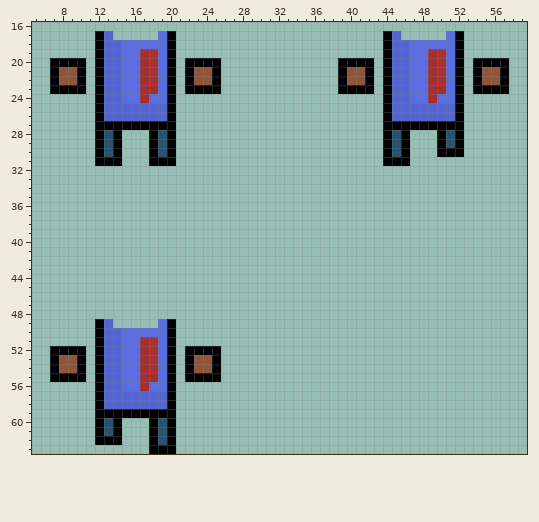
One commit to this pixel-art sprite: Player/Player.png. Above: the version before the commit.
The file is 64x64 pixels. Shown: x 5..59, y 16..63.
After the commit:
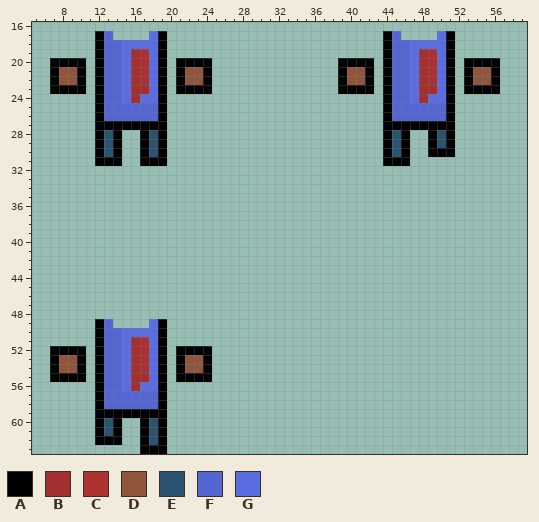
Palette (. is transparent): A #000000  B #a32f2f  C #ac3232  D #8f563b  E #2a5370  F #5466d1  G #5b6ee1
Diff:
y 17: x 18..20 .GA -> GA.; x 50..52 .GA -> GA.
y 18: x 19..20 GA -> A.; x 51..52 GA -> A.
y 19: x 16..20 GBCGA -> BCGA.; x 48..52 GBCGA -> BCGA.
y 20: x 16..21 GBCGA. -> BCGA.A; x 25 A -> .; x 48..53 GBCGA. -> BCGA.A; x 57 A -> .
y 21..22: x 16..22 GBCGA.A -> BCGA.AD; x 24..25 DA -> A.; x 48..54 GBCGA.A -> BCGA.AD; x 56..57 DA -> A.
y 23: x 16 G -> B; x 18..21 BGA. -> GA.A; x 25 A -> .; x 48 G -> B; x 50..53 BGA. -> GA.A; x 57 A -> .
y 24: x 16..17 GB -> BG; x 19..20 GA -> A.; x 48..49 GB -> BG; x 51..52 GA -> A.
y 25..26: x 19..20 FA -> A.; x 51..52 FA -> A.
y 27: x 20 A -> .; x 52 A -> .
y 28..29: x 17..20 .AEA -> AEA.; x 49..52 .AEA -> AEA.
y 30: x 17..20 .AEA -> AEA.; x 49 . -> A; x 52 A -> .
y 31: x 17 . -> A; x 20 A -> .
y 49: x 18..20 .GA -> GA.
y 50: x 19..20 GA -> A.
y 51: x 16..20 GBCGA -> BCGA.
y 52: x 16..21 GBCGA. -> BCGA.A; x 25 A -> .
y 53..54: x 16..22 GBCGA.A -> BCGA.AD; x 24..25 DA -> A.
y 55: x 16 G -> B; x 18..21 BGA. -> GA.A; x 25 A -> .
y 56: x 16..17 GB -> BG; x 19..20 GA -> A.
y 57..58: x 19..20 FA -> A.
y 59: x 20 A -> .
y 60..62: x 17..20 .AEA -> AEA.
y 63: x 17 . -> A; x 20 A -> .
Where, in picture pixels (left, top, right, bottom), the same in both pictures:
changed: (131, 31, 221, 166)
changed: (419, 31, 509, 157)
changed: (131, 319, 221, 454)
